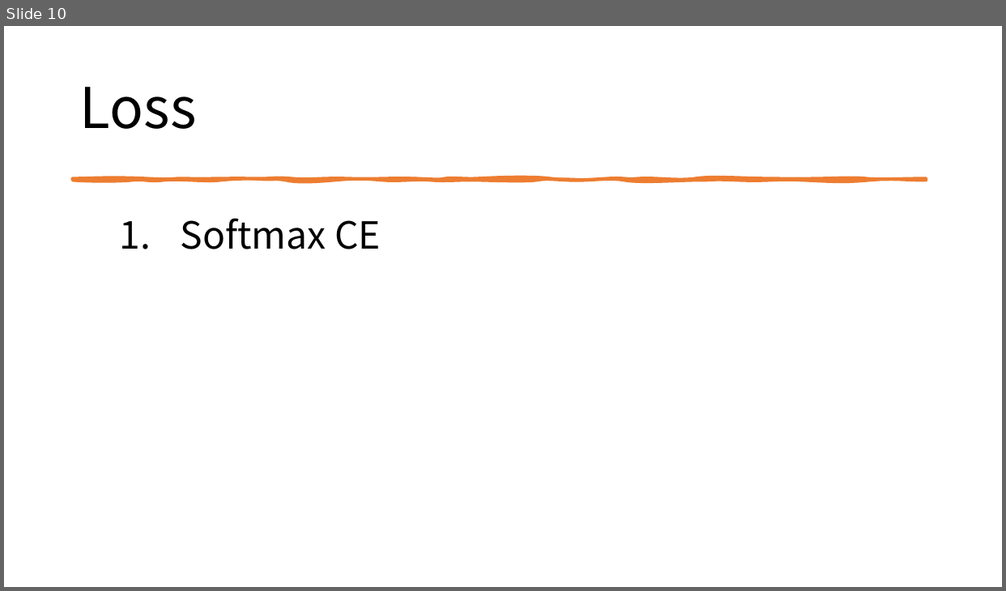
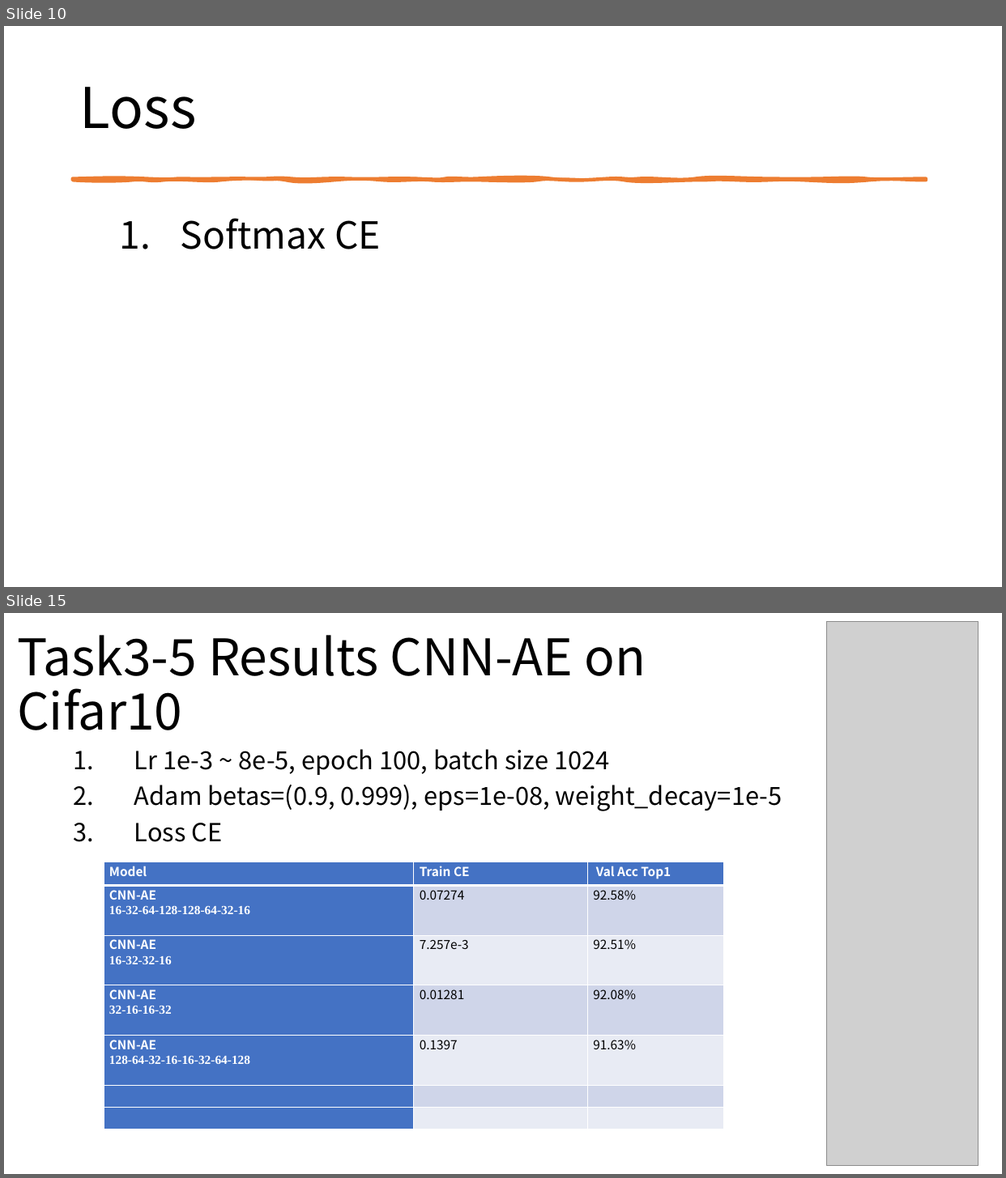
Before and after one commit to yanren1/DLFCCP_Task3, a slide deck: ties4911-task03-YanrenQu.pptx. Shown one above the other, each under a label of ours: slide 10 before the commit, slides 10 and 15 after it; the slides between them are not shown. The pictures are 1006x591 and 1006x1178 pixels, drawn with LibreOffice and Linux fonts; fonts in the diff are those of the drawing; grey boxes stand for pictures. Boxes give left, top, right and bottom in pixels: in the first picture for what was removed or moved away, otherwise in the second. Text is boxed around its words. In the diff, an @@ line names an element or a change of style, - is before the commit and + after.

```diff
--- a/ties4911-task03-YanrenQu.pptx
+++ b/ties4911-task03-YanrenQu.pptx
@@ slide 15 added at (x1=4, y1=613, x2=1002, y2=1174), background #FFFFFF @@
@@ title added at (x1=17, y1=635, x2=646, y2=730), 48.6 pt, text #000000 @@
+Task3-5 Results CNN-AE on Cifar10
@@ picture added at (x1=827, y1=622, x2=978, y2=1166) @@
@@ text added at (x1=134, y1=749, x2=782, y2=842), 24 pt, text #000000 @@
+1. Lr 1e-3 ~ 8e-5, epoch 100, batch size 1024
+2. Adam betas=(0.9, 0.999), eps=1e-08, weight_decay=1e-5
+3. Loss CE
@@ table added at (x1=104, y1=862, x2=723, y2=1110), 7 rows, 3 columns @@
+Model | Train CE | Val Acc Top1
+CNN-AE / 16-32-64-128-128-64-32-16 | 0.07274 | 92.58%
+CNN-AE / 16-32-32-16 | 7.257e-3 | 92.51%
+CNN-AE / 32-16-16-32 | 0.01281 | 92.08%
+CNN-AE / 128-64-32-16-16-32-64-128 | 0.1397 | 91.63%
+ |  | 
+ |  | 
```
Also in this commit, not shown: 4 slides changed, 11 other files.
